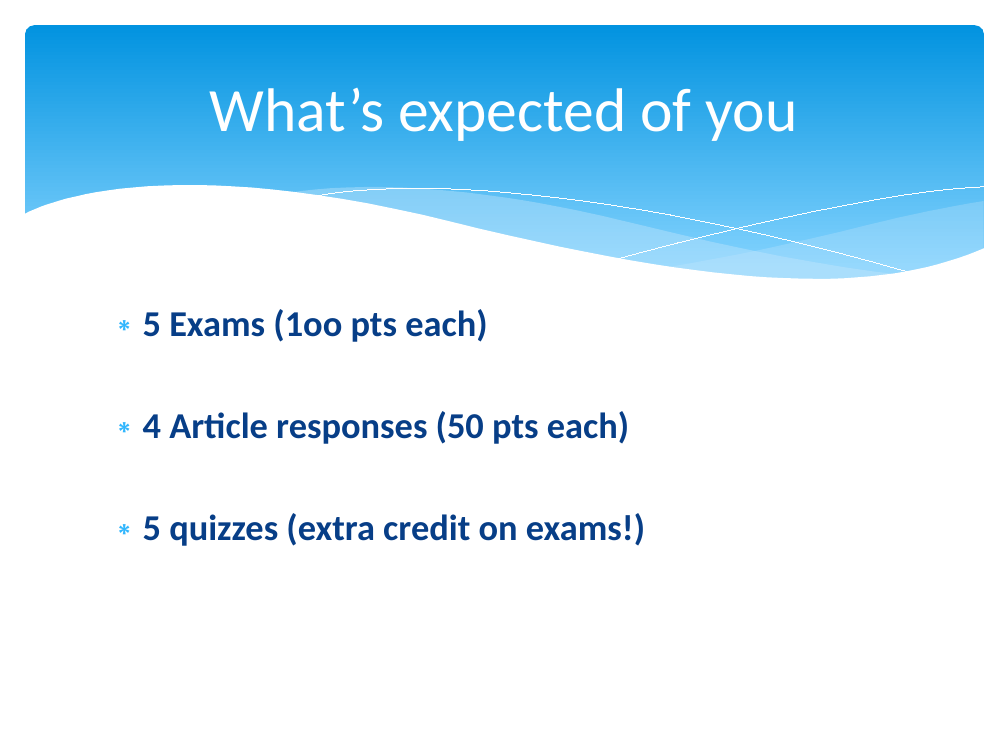
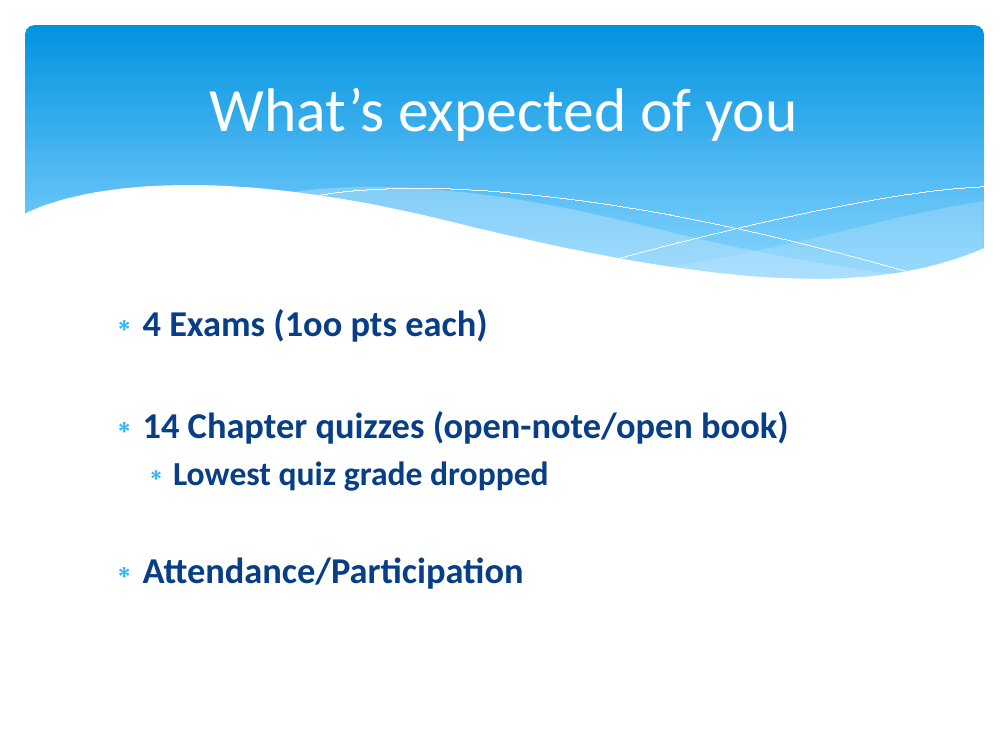
Before and after one commit to npm27/Teaching-Materials, a slide deck: slide 6 of Social Psych/Slides/0 First Day Info.pptx (slide 8 before the commit). Drawn at 1008x756 pixels with LibreOffice and Linux fonts; fonts in the diff are those of the drawing. Boxes give left, top, right and bottom in pixels: in the first picture for what was removed or moved away, otherwise in the second. Text is boxed around its words. In the diff, an @@ line names an element or a change of style, - is before the commit and + after.

```diff
--- a/Social Psych/Slides/0 First Day Info.pptx
+++ b/Social Psych/Slides/0 First Day Info.pptx
@@ text at box(143, 309, 788, 589): text changed @@
-∗ 5 Exams (1oo pts each)
-∗ 4 Article responses (50 pts each)
-∗ 5 quizzes (extra credit on exams!)
+∗ 4 Exams (1oo pts each)
+∗ 14 Chapter quizzes (open-note/open book)
+  ∗ Lowest quiz grade dropped
+∗ Attendance/Participation
```
Also in this commit, not shown: 4 other slides changed, 3 slides removed, 29 other files.
